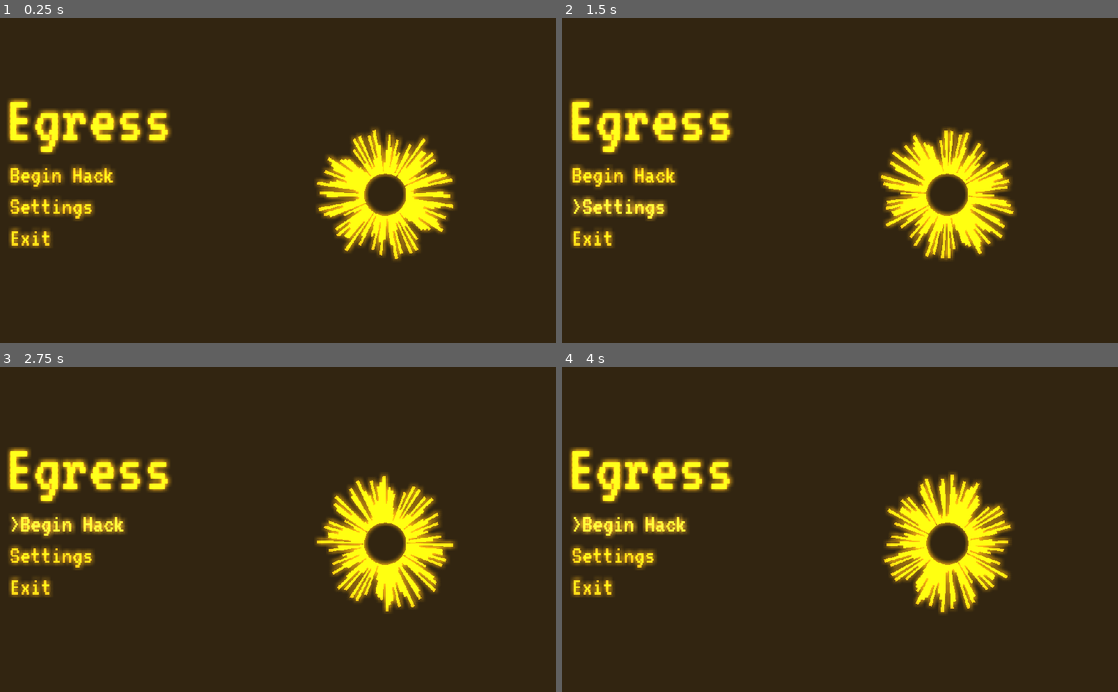
Above: before the commit, frames 1-4 (two rows, left to right).
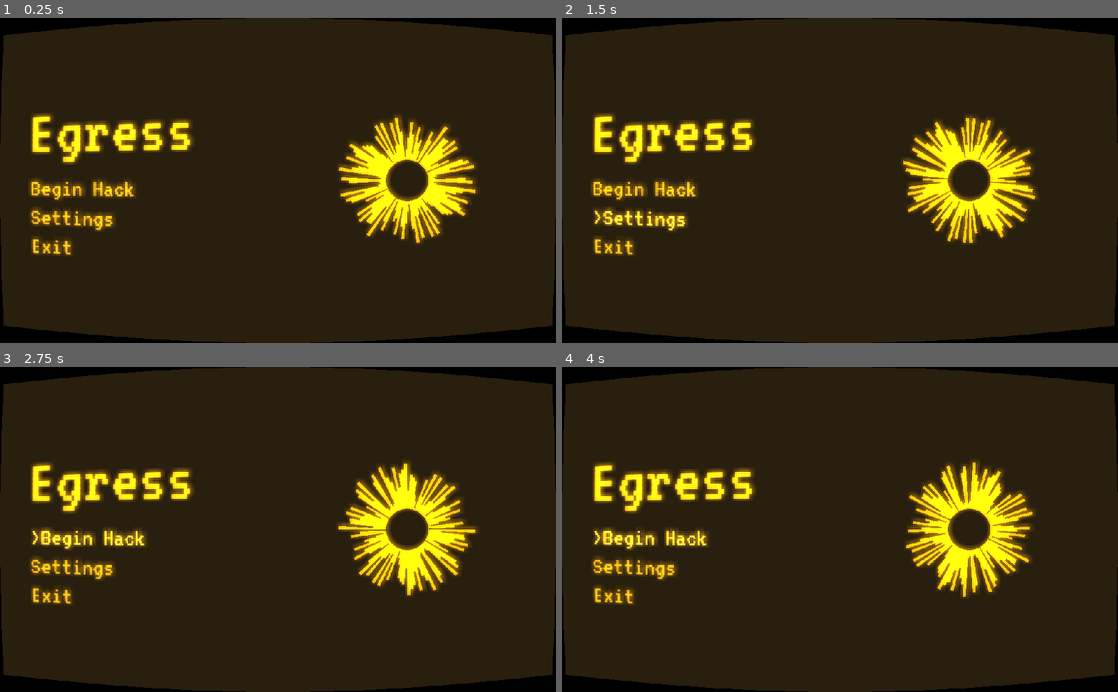
Above: after the commit, the same moments.

Repository: Lunatic-Games/egress
Game: Godot game, scene res://test/crt_test.tscn
Two runs of this game, one before a commit and one after it. Both use one fixed random seed, a clock stepped at 60 frames per second and the inputs below. This scene is started directly instead of the project's main scene.
Inputs:
- Up to frame 1 (0.25 s): no input
- Up to frame 2 (1.5 s): click "Settings" at 0.5 s; click ">Settings" at 1.25 s
- Up to frame 3 (2.75 s): click "Begin Hack" at 2 s
- Up to frame 4 (4 s): click ">Begin Hack" at 2.75 s; click ">Begin Hack" at 3.5 s

The runs differ from the first frame. In frame 1, 19% of the frame differs, in the area x 0-100%, y 0-100%; in frame 2, 19%; in frame 3, 19%; in frame 4, 19%.

Commit message:
Glow and warp shader

Diff:
--- a/menus/main_menu/main_menu.tscn
+++ b/menus/main_menu/main_menu.tscn
@@ -1,33 +1,11 @@
-[gd_scene load_steps=13 format=2]
+[gd_scene load_steps=12 format=2]
 
 [ext_resource path="res://assets/ui/VT323-Regular.ttf" type="DynamicFontData" id=1]
 [ext_resource path="res://menus/menu_label.tscn" type="PackedScene" id=2]
 [ext_resource path="res://menus/menu_button.tscn" type="PackedScene" id=3]
 [ext_resource path="res://assets/sfx/clack.wav" type="AudioStream" id=4]
 [ext_resource path="res://menus/main_menu/main_menu.gd" type="Script" id=5]
-
-[sub_resource type="Shader" id=6]
-code = "shader_type canvas_item;
-
-void fragment() {
-	float sd = 10.0;
-	float pi = 3.141592653;
-	float e = 2.71828;
-	float left = 1.0 / (2.0 * pi * pow(sd, 2));
-	vec4 sum = vec4(0.0);
-	for (float x = -8.0; x < 8.0; x += 2.0) {
-		for (float y = -8.0; y < 8.0; y += 2.0) {
-			vec4 value = texture(SCREEN_TEXTURE, SCREEN_UV + SCREEN_PIXEL_SIZE * vec2(x, y));
-			float p = -(pow(x, 2) + pow(y, 2)) / (2.0 * pow(sd, 2));
-			sum += value * left * pow(e, p);
-		}
-	}
-	COLOR = sum * 10.0 + texture(SCREEN_TEXTURE, SCREEN_UV);
-}
-"
-
-[sub_resource type="ShaderMaterial" id=7]
-shader = SubResource( 6 )
+[ext_resource path="res://shaders/screen_shader.tscn" type="PackedScene" id=6]
 
 [sub_resource type="DynamicFont" id=1]
 size = 128
@@ -110,56 +88,63 @@
 "_edit_use_anchors_": false
 }
 
-[node name="CanvasLayer" type="CanvasLayer" parent="."]
+[node name="ScreenShader" parent="." instance=ExtResource( 6 )]
 
-[node name="ColorRect" type="ColorRect" parent="CanvasLayer"]
-material = SubResource( 7 )
+[node name="MarginContainer" type="MarginContainer" parent="."]
 anchor_right = 1.0
 anchor_bottom = 1.0
-mouse_filter = 2
+custom_constants/margin_left = 50
 __meta__ = {
 "_edit_use_anchors_": false
 }
 
-[node name="TitleLabel" parent="." instance=ExtResource( 2 )]
+[node name="VBoxContainer" type="VBoxContainer" parent="MarginContainer"]
+margin_left = 50.0
+margin_right = 1024.0
+margin_bottom = 600.0
+custom_constants/separation = 20
+alignment = 1
+
+[node name="TitleLabel" parent="MarginContainer/VBoxContainer" instance=ExtResource( 2 )]
 anchor_left = 0.0
+anchor_top = 0.0
 anchor_right = 0.0
-margin_left = 9.0
-margin_top = -176.5
-margin_right = 315.0
-margin_bottom = -47.5
+anchor_bottom = 0.0
+margin_left = 0.0
+margin_top = 139.0
+margin_right = 974.0
+margin_bottom = 268.0
 custom_fonts/font = SubResource( 1 )
 custom_colors/font_color = Color( 0.776471, 0.564706, 0.0470588, 1 )
 text = "Egress"
+align = 0
 
-[node name="VBoxContainer" type="VBoxContainer" parent="."]
-anchor_top = 0.5
-anchor_bottom = 0.5
-margin_left = 12.0
-margin_top = -37.5
-margin_right = 214.0
-margin_bottom = 135.5
+[node name="Buttons" type="VBoxContainer" parent="MarginContainer/VBoxContainer"]
+margin_top = 288.0
+margin_right = 974.0
+margin_bottom = 461.0
+alignment = 1
 __meta__ = {
 "_edit_use_anchors_": false
 }
 
-[node name="BeginButton" parent="VBoxContainer" instance=ExtResource( 3 )]
-margin_right = 202.0
+[node name="BeginButton" parent="MarginContainer/VBoxContainer/Buttons" instance=ExtResource( 3 )]
+margin_right = 974.0
 focus_mode = 0
 enabled_focus_mode = 0
 text = "Begin Hack"
 
-[node name="SettingsButton" parent="VBoxContainer" instance=ExtResource( 3 )]
+[node name="SettingsButton" parent="MarginContainer/VBoxContainer/Buttons" instance=ExtResource( 3 )]
 margin_top = 59.0
-margin_right = 202.0
+margin_right = 974.0
 margin_bottom = 114.0
 focus_mode = 0
 enabled_focus_mode = 0
 text = "Settings"
 
-[node name="ExitButton" parent="VBoxContainer" instance=ExtResource( 3 )]
+[node name="ExitButton" parent="MarginContainer/VBoxContainer/Buttons" instance=ExtResource( 3 )]
 margin_top = 118.0
-margin_right = 202.0
+margin_right = 974.0
 margin_bottom = 173.0
 focus_mode = 0
 enabled_focus_mode = 0
@@ -174,10 +159,10 @@
 
 [node name="ColorRect" type="ColorRect" parent="."]
 material = SubResource( 3 )
-margin_left = 559.603
-margin_top = 176.204
-margin_right = 859.603
-margin_bottom = 476.204
+margin_left = 600.0
+margin_top = 150.0
+margin_right = 900.0
+margin_bottom = 450.0
 rect_rotation = 302.367
 rect_pivot_offset = Vector2( 150, 150 )
 __meta__ = {
@@ -191,6 +176,6 @@
 [node name="PulsateAnimation" type="AnimationPlayer" parent="ColorRect"]
 anims/anim = SubResource( 5 )
 
-[connection signal="pressed" from="VBoxContainer/BeginButton" to="." method="_on_BeginButton_pressed"]
-[connection signal="pressed" from="VBoxContainer/SettingsButton" to="." method="_on_SettingsButton_pressed"]
-[connection signal="pressed" from="VBoxContainer/ExitButton" to="." method="_on_ExitButton_pressed"]
+[connection signal="pressed" from="MarginContainer/VBoxContainer/Buttons/BeginButton" to="." method="_on_BeginButton_pressed"]
+[connection signal="pressed" from="MarginContainer/VBoxContainer/Buttons/SettingsButton" to="." method="_on_SettingsButton_pressed"]
+[connection signal="pressed" from="MarginContainer/VBoxContainer/Buttons/ExitButton" to="." method="_on_ExitButton_pressed"]
--- a/menus/main_menu/main_menu.tres
+++ b/shaders/glow.shader
@@ -1,7 +1,4 @@
-[gd_resource type="ShaderMaterial" load_steps=2 format=2]
-
-[sub_resource type="Shader" id=6]
-code = "shader_type canvas_item;
+shader_type canvas_item;
 
 void fragment() {
 	float sd = 10.0;
@@ -9,16 +6,12 @@
 	float e = 2.71828;
 	float left = 1.0 / (2.0 * pi * pow(sd, 2));
 	vec4 sum = vec4(0.0);
-	for (float x = -8.0; x < 8.0; x += 2.0) {
-		for (float y = -8.0; y < 8.0; y += 2.0) {
+	for (float x = -8.0; x < 8.0; x += 4.0) {
+		for (float y = -8.0; y < 8.0; y += 4.0) {
 			vec4 value = texture(SCREEN_TEXTURE, SCREEN_UV + SCREEN_PIXEL_SIZE * vec2(x, y));
 			float p = -(pow(x, 2) + pow(y, 2)) / (2.0 * pow(sd, 2));
 			sum += value * left * pow(e, p);
 		}
 	}
-	COLOR = sum * 10.0 + texture(SCREEN_TEXTURE, SCREEN_UV);
+	COLOR = sum * 32.0 + texture(SCREEN_TEXTURE, SCREEN_UV);
 }
-"
-
-[resource]
-shader = SubResource( 6 )
--- /dev/null
+++ b/shaders/screen_shader.tscn
@@ -0,0 +1,35 @@
+[gd_scene load_steps=5 format=2]
+
+[ext_resource path="res://shaders/warp.shader" type="Shader" id=1]
+[ext_resource path="res://shaders/glow.shader" type="Shader" id=2]
+
+[sub_resource type="ShaderMaterial" id=1]
+shader = ExtResource( 2 )
+
+[sub_resource type="ShaderMaterial" id=2]
+shader = ExtResource( 1 )
+
+[node name="ScreenShader" type="Node"]
+
+[node name="GlowShader" type="CanvasLayer" parent="."]
+
+[node name="ColorRect" type="ColorRect" parent="GlowShader"]
+material = SubResource( 1 )
+anchor_right = 1.0
+anchor_bottom = 1.0
+mouse_filter = 2
+__meta__ = {
+"_edit_use_anchors_": false
+}
+
+[node name="CRTShader" type="CanvasLayer" parent="."]
+layer = 2
+
+[node name="ColorRect" type="ColorRect" parent="CRTShader"]
+material = SubResource( 2 )
+anchor_right = 1.0
+anchor_bottom = 1.0
+mouse_filter = 2
+__meta__ = {
+"_edit_use_anchors_": false
+}
--- /dev/null
+++ b/shaders/warp.shader
@@ -0,0 +1,14 @@
+shader_type canvas_item;
+
+void fragment() {
+	float x = SCREEN_UV.x - 0.5;
+	float y = SCREEN_UV.y - 0.5;
+	y *= (1.0 - cos(x));
+	x *= 10.0 * (1.0 - cos(y));
+	if (SCREEN_UV.y + y > 1.0 || SCREEN_UV.y + y < 0.0 || SCREEN_UV.x + x > 1.0 || SCREEN_UV.x + x < 0.0) {
+		COLOR = vec4(0.0, 0.0, 0.0, 1.0);
+	} else {
+		COLOR = texture(SCREEN_TEXTURE, SCREEN_UV + vec2(x, y));
+	}
+
+}
